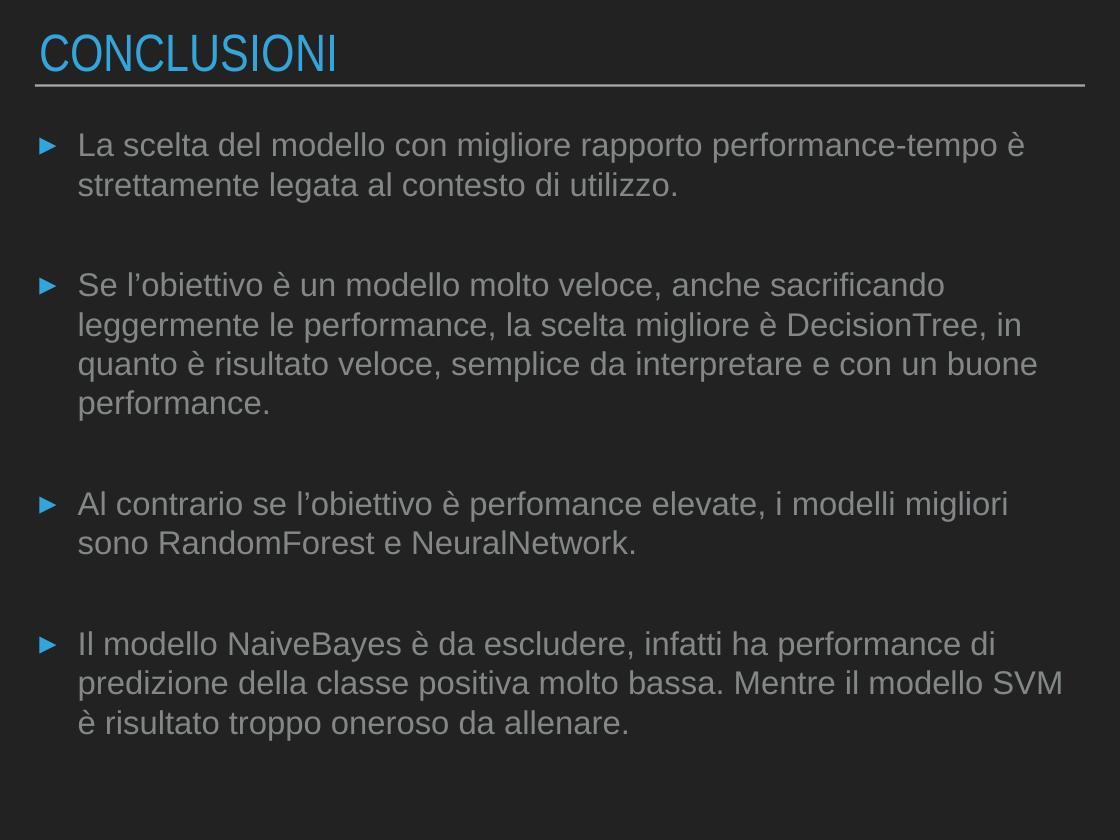
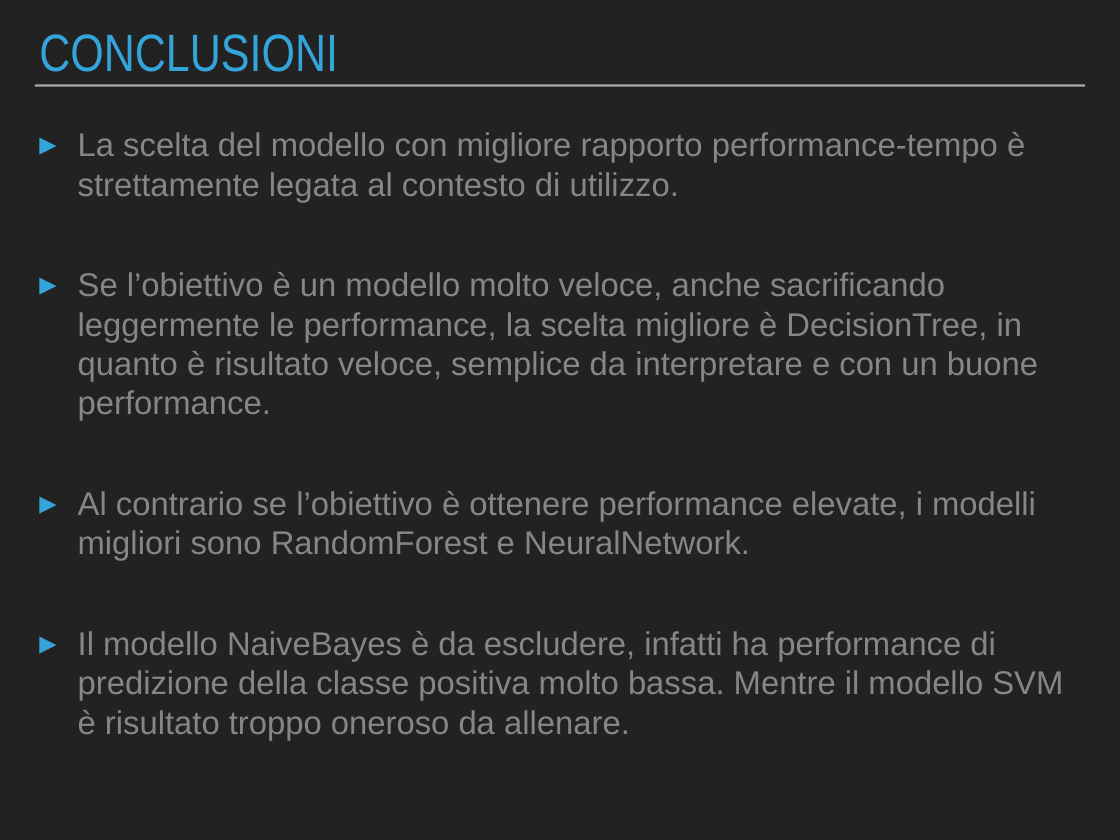
Before and after one commit to Beltra97/Unimib_MachineLearning, a slide deck: slide 14 of PresentazionePowerPoint.pptx. Drawn at 1120x840 pixels with LibreOffice and Linux fonts; fonts in the diff are those of the drawing. Boxes give left, top, right and bottom in pixels: in the first picture for what was removed or moved away, otherwise in the second. Text is boxed around its words. In the diff, an @@ line names an element or a change of style, - is before the commit and + after.

```diff
--- a/PresentazionePowerPoint.pptx
+++ b/PresentazionePowerPoint.pptx
@@ text at (78, 491, 1036, 561): text changed @@
-▸ Al contrario se l’obiettivo è perfomance elevate, i modelli migliori sono RandomForest e NeuralNetwork.
+▸ Al contrario se l’obiettivo è ottenere performance elevate, i modelli migliori sono RandomForest e NeuralNetwork.
```
Also in this commit, not shown: 9 other slides changed, 2 other files.
